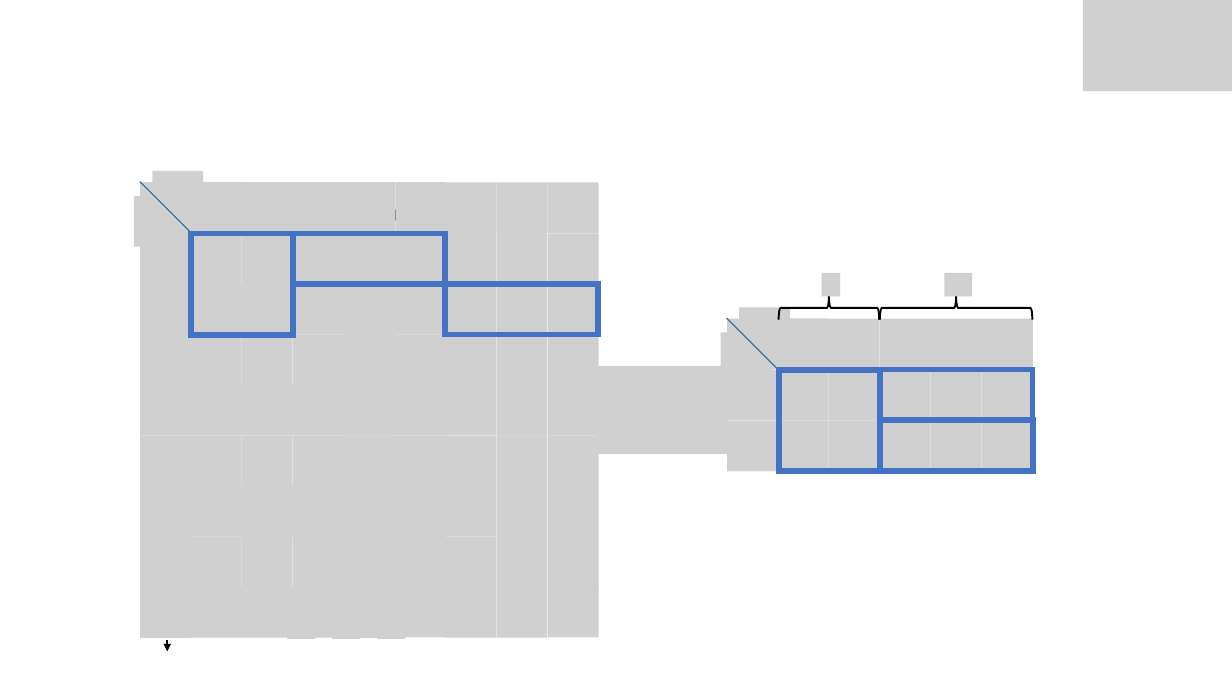
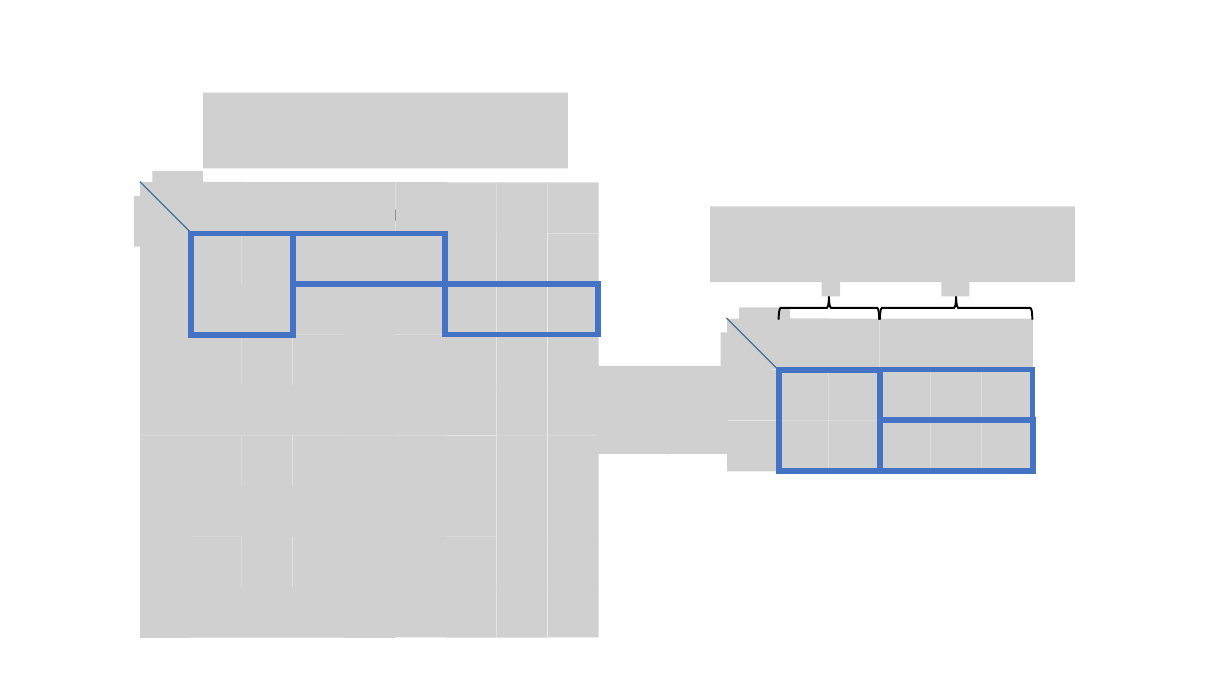
Before and after one commit to David-Taub/HOP-HMM, a slide deck: slide 1 of Help/Figures2.pptx. Drawn at 1232x693 pixels with LibreOffice and Linux fonts; fonts in the diff are those of the drawing; grey boxes stand for pictures. Boxes give left, top, right and bottom in pixels: in the first picture for what was removed or moved away, otherwise in the second. Text is boxed around its words. In the diff, an @@ line names an element or a change of style, - is before the commit and + after.

```diff
--- a/Help/Figures2.pptx
+++ b/Help/Figures2.pptx
@@ picture removed at [1083,0,1232,91] @@
@@ picture added at [203,92,568,168] @@
@@ picture added at [711,206,1076,282] @@
@@ picture removed at [287,612,315,640] @@
@@ picture removed at [333,611,360,639] @@
@@ picture removed at [377,611,405,639] @@
@@ arrow removed from (167, 640) to (167, 652) @@
```
Also in this commit, not shown: 2 other slides changed, 3 slides removed, 2 other files.
